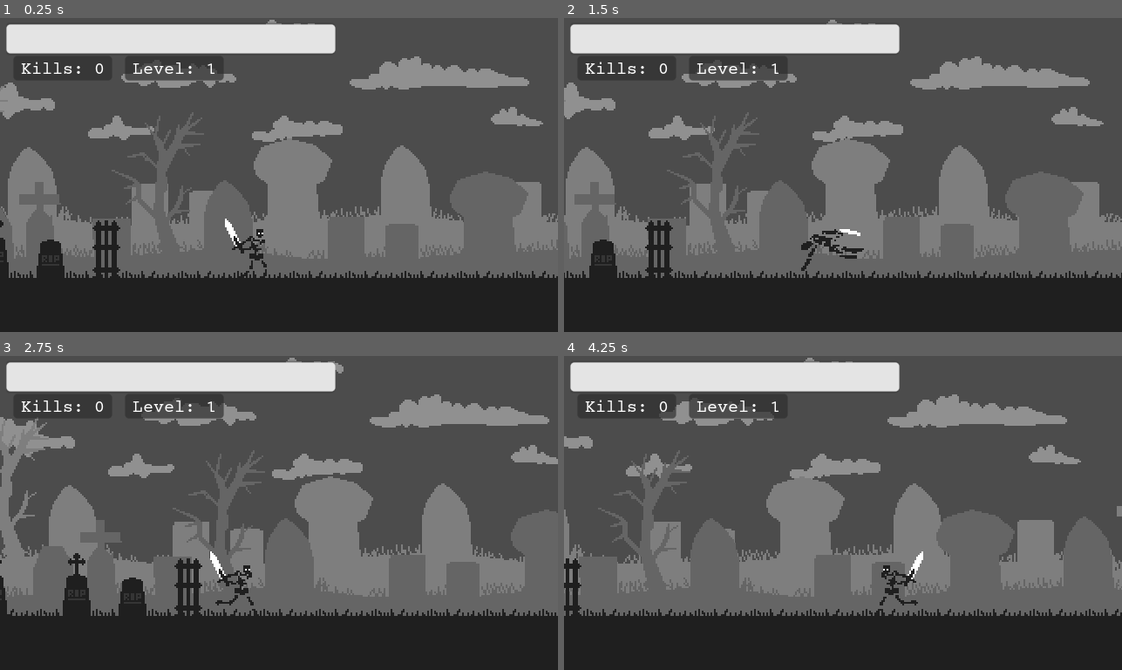
Above: before the commit, frames 1-4 (two rows, left to right).
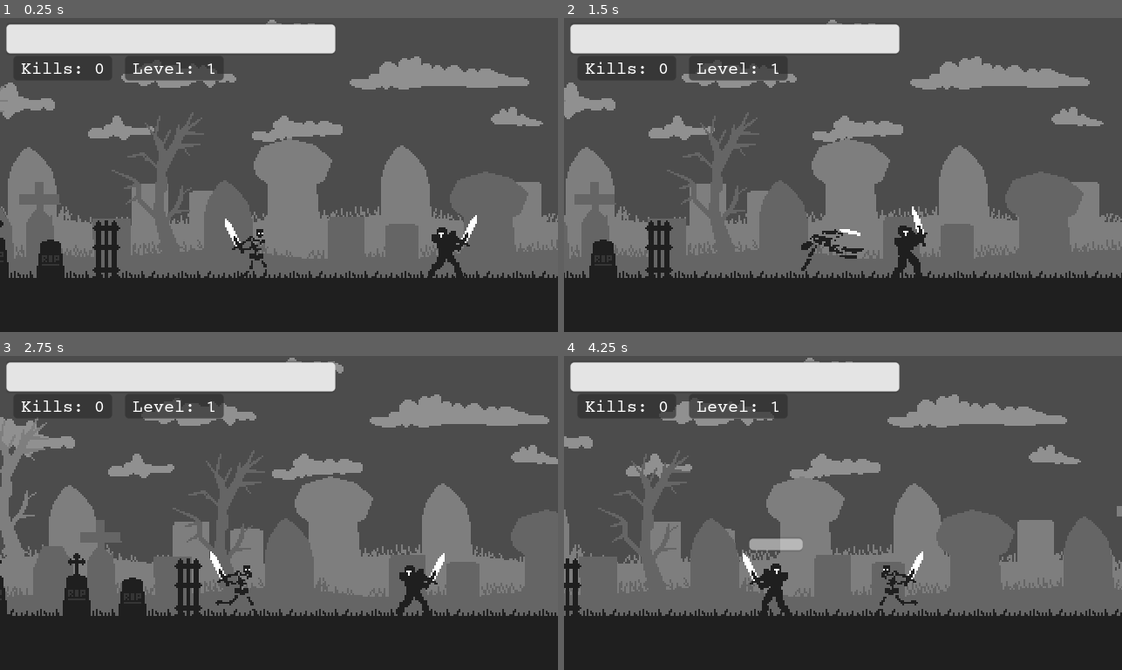
Above: after the commit, the same moments.

Repository: dw3nt/hb-grave-in-godot
Game: Godot game, scene res://Graveyard.tscn
Same seed, same stepped clock (60 frames per second), same inputs: the game is played once before the commit and once after it.
Inputs:
- Up to frame 1 (0.25 s): no input
- Up to frame 2 (1.5 s): hold D (move_right) 0.53-1.28 s; tap K (attack) at 0.6 s; hold A (move_left) from 1.28 s (still down); tap Space (roll) at 1.35 s
- Up to frame 3 (2.75 s): release A (move_left) at 2.03 s; hold D (move_right) from 2.03 s (still down); tap K (attack) at 2.1 s
- Up to frame 4 (4.25 s): tap Space (roll) at 2.85 s; release D (move_right) at 3.53 s; hold A (move_left) from 3.53 s (still down); tap K (attack) at 3.6 s

The runs differ from the first frame. In frame 1, 0.6% of the frame differs, in the area x 76-86%, y 62-83%; in frame 2, 0.6%; in frame 3, 0.6%; in frame 4, 1.0%, in the area x 32-43%, y 58-83%.

Commit message:
added hit effects to knight

Diff:
--- a/Graveyard.tscn
+++ b/Graveyard.tscn
@@ -7,8 +7,9 @@
 [ext_resource path="res://assets/sprites/environment/s_grass.png" type="Texture" id=5]
 [ext_resource path="res://assets/sprites/environment/s_wall.png" type="Texture" id=6]
 [ext_resource path="res://Tombstone.tscn" type="PackedScene" id=7]
-[ext_resource path="res://Skeleton.tscn" type="PackedScene" id=8]
-[ext_resource path="res://UI.tscn" type="PackedScene" id=9]
+[ext_resource path="res://Knight.tscn" type="PackedScene" id=8]
+[ext_resource path="res://Skeleton.tscn" type="PackedScene" id=9]
+[ext_resource path="res://UI.tscn" type="PackedScene" id=10]
 
 [node name="Graveyard" type="Node"]
 script = ExtResource( 1 )
@@ -54,6 +55,7 @@
 stretch_mode = 2
 
 [node name="Environment" type="Node2D" parent="."]
+editor/display_folded = true
 
 [node name="WallLeft" parent="Environment" instance=ExtResource( 4 )]
 position = Vector2( 16, 144 )
@@ -105,16 +107,21 @@
 [node name="Tombstone9" parent="Environment/Tombstones" instance=ExtResource( 7 )]
 position = Vector2( 1168, 140 )
 
+[node name="Enemies" type="Node2D" parent="."]
+
+[node name="Knight" parent="Enemies" instance=ExtResource( 8 )]
+position = Vector2( 224, 136 )
+
 [node name="Bones" type="Node" parent="."]
-
-[node name="Enemies" type="Node2D" parent="."]
 
 [node name="Experience" type="Node" parent="."]
 
-[node name="Skeleton" parent="." instance=ExtResource( 8 )]
+[node name="HitEffects" type="Node" parent="."]
+
+[node name="Skeleton" parent="." instance=ExtResource( 9 )]
 position = Vector2( 96, 136 )
 
-[node name="UI" parent="." instance=ExtResource( 9 )]
+[node name="UI" parent="." instance=ExtResource( 10 )]
 
 [connection signal="hp_changed" from="Skeleton" to="UI" method="_on_Skeleton_hp_changed"]
 [connection signal="kills_changed" from="Skeleton" to="UI" method="_on_Skeleton_kills_changed"]
--- /dev/null
+++ b/HitEffect.gd
@@ -0,0 +1,11 @@
+extends Node2D
+
+var speed = 3
+
+
+func _physics_process(delta):
+	global_position += Vector2(speed, 0).rotated(get_rotation())
+
+
+func _on_Timer_timeout():
+	queue_free()
--- /dev/null
+++ b/HitEffect.tscn
@@ -0,0 +1,18 @@
+[gd_scene load_steps=3 format=2]
+
+[ext_resource path="res://HitEffect.gd" type="Script" id=1]
+[ext_resource path="res://assets/sprites/misc/hit_effect.png" type="Texture" id=2]
+
+[node name="HitEffect" type="Node2D"]
+script = ExtResource( 1 )
+
+[node name="Sprite" type="Sprite" parent="."]
+rotation = 1.5708
+scale = Vector2( 0.5, 0.75 )
+texture = ExtResource( 2 )
+
+[node name="Timer" type="Timer" parent="."]
+wait_time = 0.15
+autostart = true
+
+[connection signal="timeout" from="Timer" to="." method="_on_Timer_timeout"]
--- a/Knight.gd
+++ b/Knight.gd
@@ -19,15 +19,34 @@
 var expOrbs = 5
 var expAmount = 1
 var shouldIdle = false
+var hitEffectScene = load("res://HitEffect.tscn")
+var hitEffectAmount = 6
+var shouldSpawnHit = false
 
 onready var state = State.CHASE
 onready var skeleton = get_tree().get_root().find_node("Skeleton", true, false)
+onready var hitEffectsParnet = get_tree().get_root().find_node("HitEffects", true, false)
 
 func _ready():
+	randomize()
+
 	$EnemyHP.hpTotal = maxHp
 	$EnemyHP.currentHp = maxHp
 	$EnemyHP.init()
+
 	reset_hitboxes()
+
+
+func _process(delta):
+	if shouldSpawnHit:
+		var spacing = 360 / hitEffectAmount
+		for i in range(hitEffectAmount):
+			var inst = hitEffectScene.instance()
+			inst.global_position = global_position
+			inst.set_rotation_degrees(i * spacing + rand_range(-30, 30))
+			hitEffectsParnet.add_child(inst)
+		shouldSpawnHit = false
+
 
 func _physics_process(delta):
 	# may be a better way to tell enemies player doesn't exist (or is dead) cuz this seems like bad practice / inefficent
@@ -82,6 +101,8 @@
 	else:
 		knockbackSpeed = knockback
 	set_face_direction(attacker)
+
+	shouldSpawnHit = true
 
 	hp -= damage
 	if hp <= 0:
Not shown: 1 places in Graveyard.tscn that only renumber resources
Binary file added: assets/sprites/misc/hit_effect.png
Not shown, added: assets/sprites/misc/hit_effect.png.import
